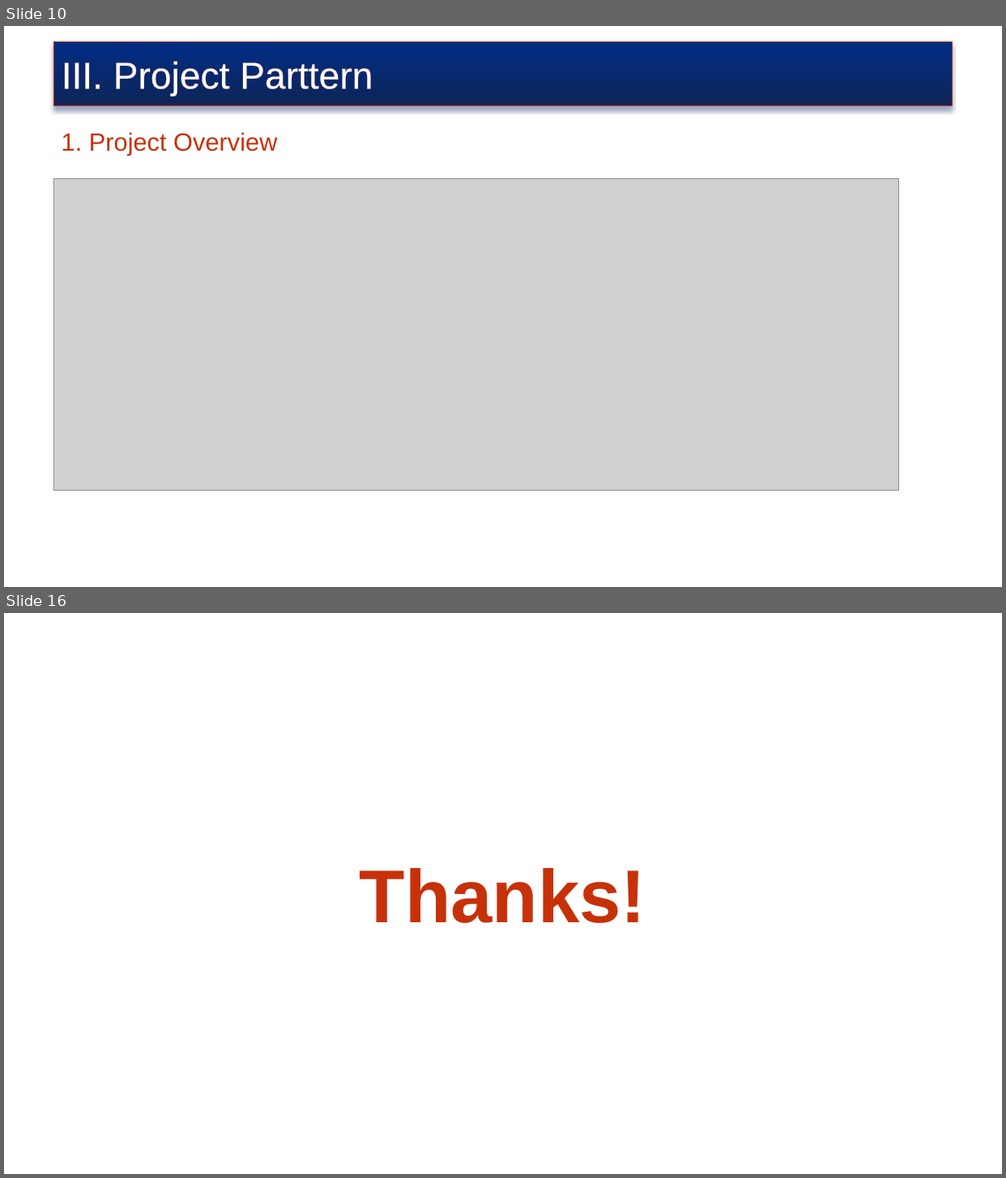
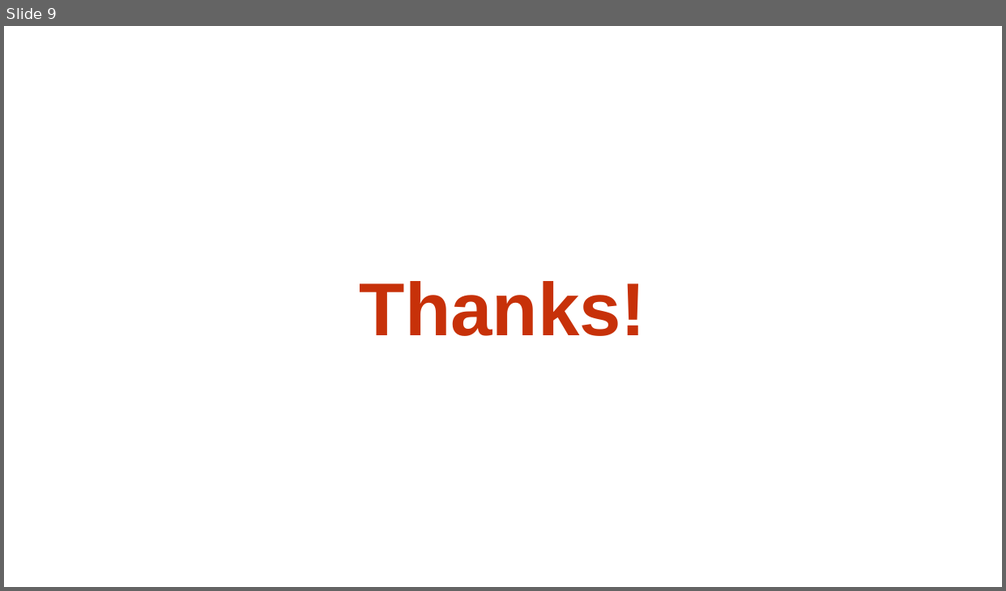
Before and after one commit to truyenkv/sharing, a slide deck: Sharing.pptx. Shown one above the other, each under a label of ours: slides 10 and 16 before the commit, slide 9 after it; the slides between them are not shown. The pictures are 1006x1178 and 1006x591 pixels, drawn with LibreOffice and Linux fonts; fonts in the diff are those of the drawing; grey boxes stand for pictures; background and template pictures are left out. Boxes give left, top, right and bottom in pixels: in the first picture for what was removed or moved away, otherwise in the second. Text is boxed around its words. In the diff, an @@ line names an element or a change of style, - is before the commit and + after.

```diff
--- a/Sharing.pptx
+++ b/Sharing.pptx
@@ slide 10 removed at [4,26,1002,587], background picture (left out) @@
@@ rectangle removed at [54,41,953,106] @@
-III. Project Parttern
@@ text removed at [62,132,277,155] @@
-1. Project Overview
@@ picture removed at [54,179,899,491] @@
@@ what was slide 16 is now slide 9 @@
```
Also in this commit, not shown: 4 slides changed, 4 slides added, 10 other slides removed.
